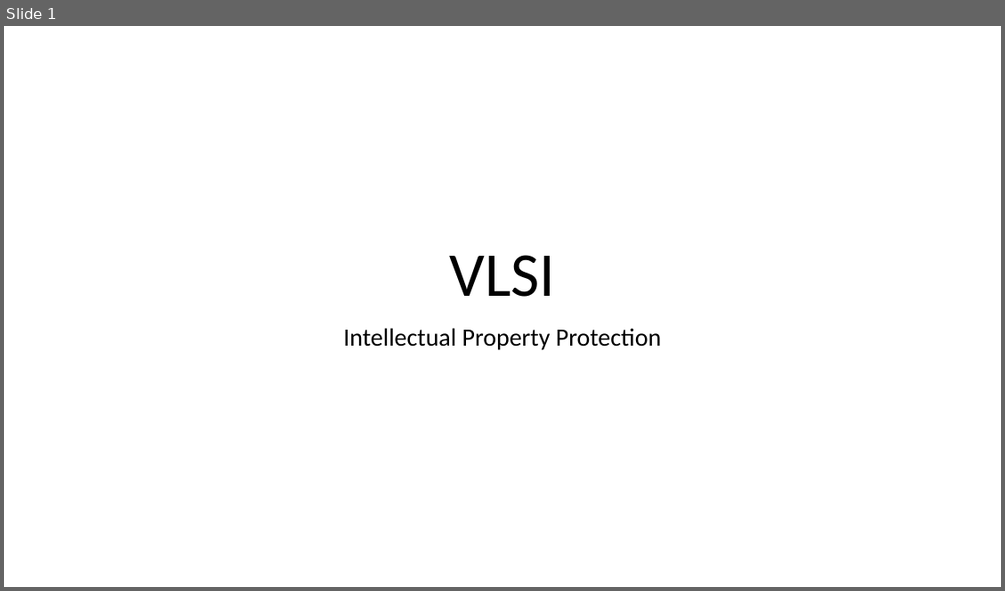
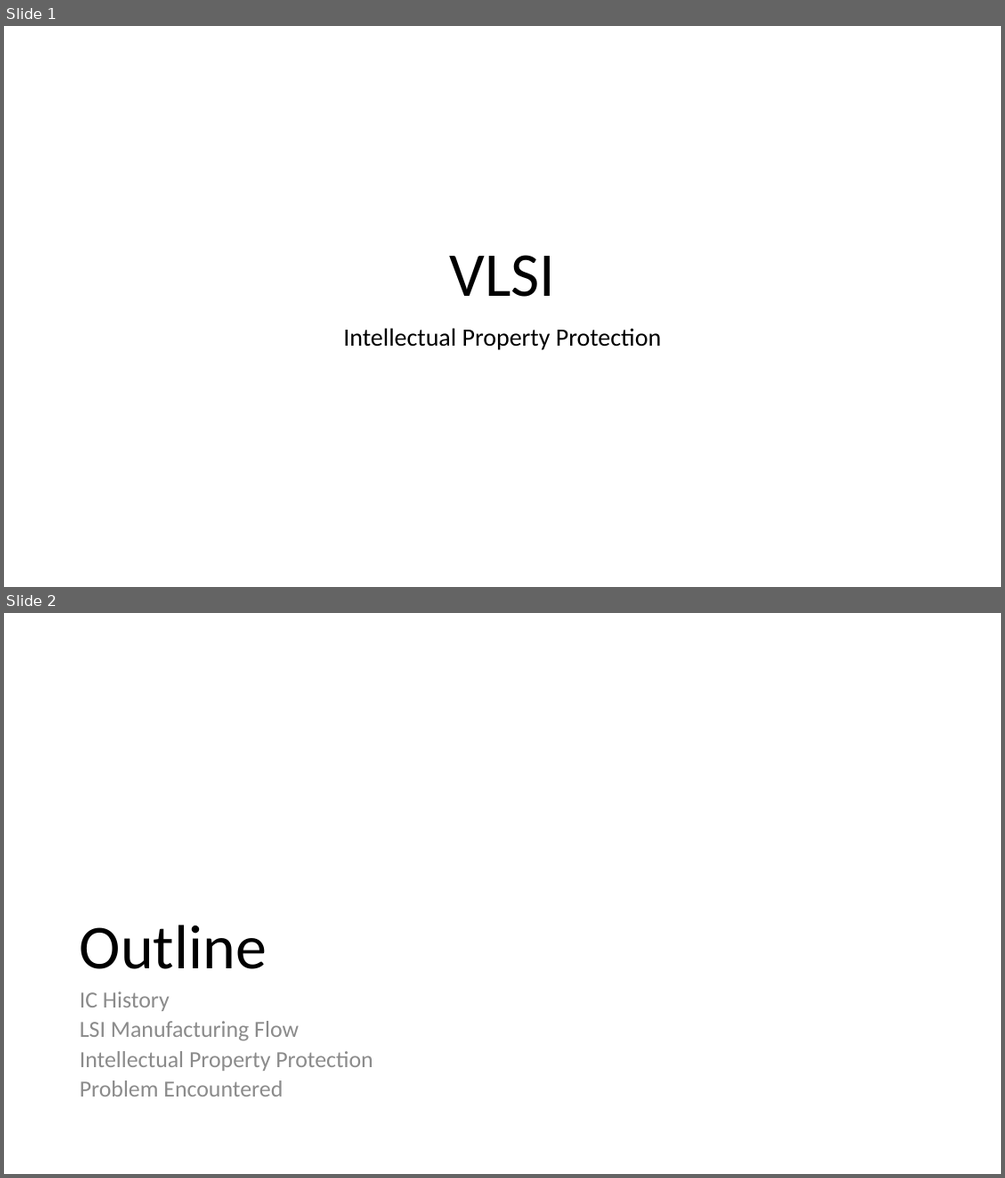
Before and after one commit to mashanz/skripsi_hanjara, a slide deck: ipp.pptx. Shown one above the other, each under a label of ours: slide 1 before the commit, slides 1 and 2 after it. The pictures are 1005x591 and 1005x1178 pixels, drawn with LibreOffice and Linux fonts; fonts in the diff are those of the drawing. Boxes give left, top, right and bottom in pixels: in the first picture for what was removed or moved away, otherwise in the second. Text is boxed around its words. In the diff, an @@ line names an element or a change of style, - is before the commit and + after.

Commit message:
edit sub and title

```diff
--- a/ipp.pptx
+++ b/ipp.pptx
@@ slide 2 added at box(4, 613, 1001, 1174), background #FFFFFF @@
@@ title added at box(80, 925, 267, 969), 60 pt, text #000000 @@
+Outline
@@ text added at box(80, 991, 372, 1096), 22.2 pt, text #8C8C8C @@
+IC History
+LSI Manufacturing Flow
+Intellectual Property Protection
+Problem Encountered
```
Also in this commit, not shown: 4 slides changed, 2 other slides added, 1 slide removed.
